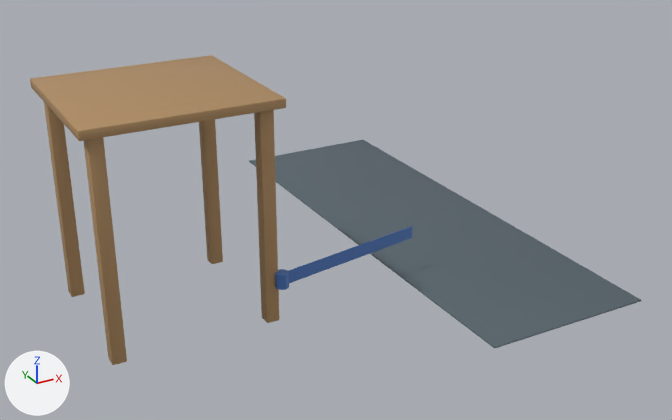
The glTF model app/modelos/inversion_banda.glb, before and after one commit.
Both versions are drawn from a 50 mm camera at (-1.89, -3.35, 1.52) aimed at (-0.43, -0.7, 0.19). Every picture has the same lights, and +X, +Y and +Z are marked at lower left. The first picture is the older version. Where no turn or scale is listed for an object, it has been applied to the vertices. Vertices at exactly the same position are counted once.

The scene before the commit, as lines of its bpy script (objects in view):
```python
me_banda = bpy.data.meshes.new('banda')
me_banda.from_pydata(...)  # 100 vertices, 196 faces; spans x -0.793..-0.243, y -1.007..-0.905, z 0.126..0.171
me_banda.materials.append(mat_prop_band)  # blue #4773b8
me_banda_nudo = bpy.data.meshes.new('banda_nudo')
me_banda_nudo.from_pydata(...)  # a 12-sided cylinder along z spanning x -0.8148..-0.7708, y -1.0277..-0.9837, z 0.124..0.174
me_banda_nudo.materials.append(mat_prop_band)  # blue #4773b8
me_esterilla = bpy.data.meshes.new('esterilla')
me_esterilla.from_pydata(...)  # 56 vertices, 108 faces; spans x -0.31..0.31, y -1.47..0.37, z 0.0..0.01
me_esterilla.materials.append(mat_prop_mat)  # greyish blue #57636b
me_mesa = bpy.data.meshes.new('mesa')
me_mesa.from_pydata(...)  # 280 vertices, 540 faces; spans x -1.373..-0.773, y -1.026..-0.456, z 0.0..0.74
me_mesa.materials.append(mat_prop_wood)  # brown #b08c61
ob_banda_cinta = bpy.data.objects.new('banda_cinta', me_banda)
ob_banda_cinta.location = (0.0, 0.0, 0.0)
ob_banda_nudo = bpy.data.objects.new('banda_nudo', me_banda_nudo)
ob_banda_nudo.location = (0.0, 0.0, 0.0)
ob_esterilla = bpy.data.objects.new('esterilla', me_esterilla)
ob_esterilla.location = (0.0, 0.0, 0.0)
ob_mesa = bpy.data.objects.new('mesa', me_mesa)
ob_mesa.location = (0.0, 0.0, 0.0)
```
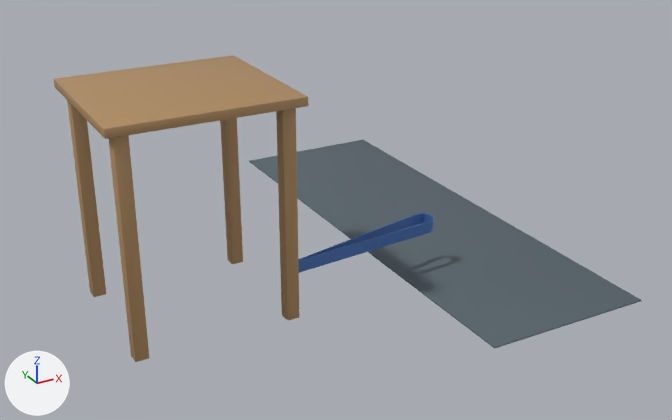
Edits to the bpy script that builds the scene:
```text
Change me_banda:
    used by ob_banda_cinta; location = (0.0, 0.0, 0.0)
    remove me_banda.from_pydata(...)  # 100 vertices, 196 faces; spans x -0.793..-0.243, y -1.007..-0.905, z 0.126..0.171
    add me_banda.from_pydata(...)  # 188 vertices, 376 faces; spans x -0.761..-0.163, y -0.996..-0.869, z 0.139..0.199
    me_banda part 1: 100 vertices removed from x -0.793..-0.243, y -1.007..-0.905, z 0.126..0.171; 188 vertices added at x -0.761..-0.163, y -0.996..-0.869, z 0.139..0.199
Change me_banda_nudo:
    used by ob_banda_nudo; location = (0.0, 0.0, 0.0)
    remove me_banda_nudo.from_pydata(...)  # 24 vertices, 44 faces; spans x -0.8148..-0.7708, y -1.0277..-0.9837, z 0.124..0.174
    add me_banda_nudo.from_pydata(...)  # 24 vertices, 44 faces; spans x -0.7811..-0.7371, y -1.0136..-0.9696, z 0.1456..0.1956
    me_banda_nudo part 2: the whole mesh is moved by (0.0337, 0.014, 0.0217)
Change me_mesa:
    used by ob_mesa; location = (0.0, 0.0, 0.0)
    remove me_mesa.from_pydata(...)  # 280 vertices, 540 faces; spans x -1.373..-0.773, y -1.026..-0.456, z 0.0..0.74
    add me_mesa.from_pydata(...)  # 280 vertices, 540 faces; spans x -1.309..-0.709, y -1.042..-0.492, z 0.0..0.74
    me_mesa part 3: the loose piece of 56 vertices spanning x -1.373..-0.773, y -1.026..-0.456, z 0.71..0.74 is scaled about its middle by (1, 0.965, 1), then moved by (0.064, -0.026, 0.0)
    me_mesa part 4: the loose piece of 56 vertices spanning x -1.345..-1.3, y -0.998..-0.953, z 0.0..0.71 is moved by (0.064, -0.016, 0.0)
    me_mesa part 5: the loose piece of 56 vertices spanning x -1.345..-1.3, y -0.528..-0.483, z 0.0..0.71 is moved by (0.064, -0.036, 0.0)
    me_mesa part 6: the loose piece of 56 vertices spanning x -0.845..-0.8, y -0.998..-0.953, z 0.0..0.71 is moved by (0.064, -0.016, 0.0)
    me_mesa part 7: the loose piece of 56 vertices spanning x -0.845..-0.8, y -0.528..-0.483, z 0.0..0.71 is moved by (0.064, -0.036, 0.0)
```

Where the change shows, as pixel boxes (x1, y1, x2, y2) in the pictures (672 x 420 px; the box of a moved part takes in the faces that stretch with it):
'mesa', reshaped
    before: (30, 55, 286, 365)
    after: (54, 55, 308, 362)
'banda_cinta', reshaped (9% wider)
    before: (288, 226, 413, 283)
    after: (298, 213, 434, 273)
'banda_nudo', moved (not visible afterwards)
    before: (275, 269, 289, 290)
part 3 of me_mesa, moved or reshaped
    before: (30, 55, 286, 141)
    after: (54, 55, 308, 139)
part 4 of me_mesa, moved or reshaped
    before: (83, 137, 127, 365)
    after: (109, 135, 149, 362)
part 5 of me_mesa, moved or reshaped
    before: (44, 102, 85, 297)
    after: (67, 101, 106, 297)
part 6 of me_mesa, moved or reshaped
    before: (254, 110, 279, 323)
    after: (276, 108, 299, 320)
part 7 of me_mesa, moved or reshaped
    before: (199, 119, 223, 264)
    after: (220, 118, 243, 264)
